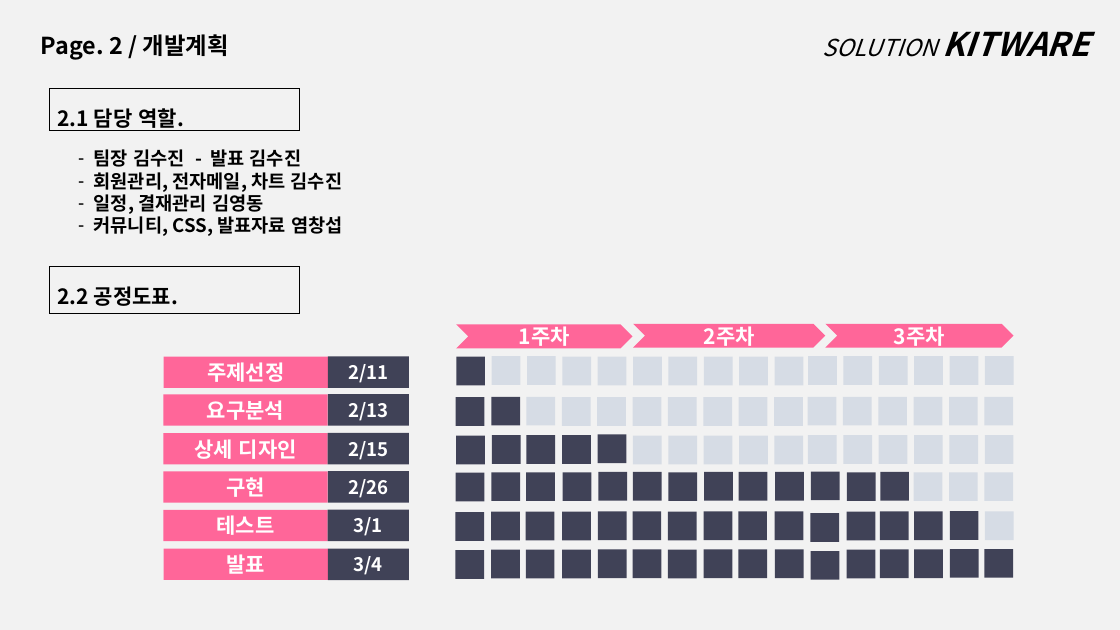
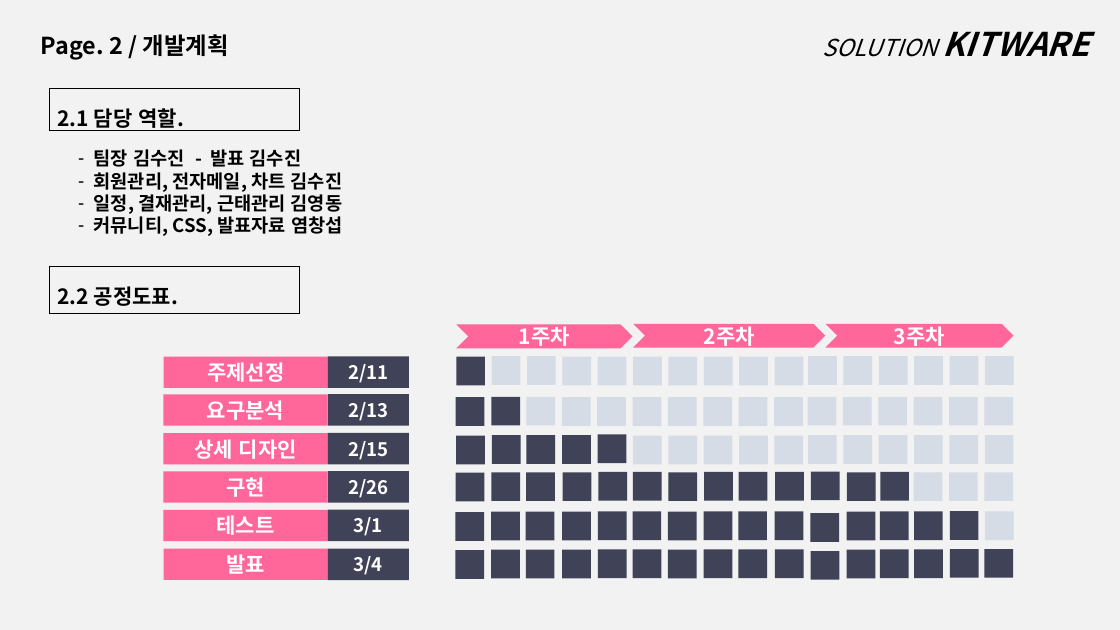
Before and after one commit to phoresis92/GroupWare, a slide deck: slide 6 of 1조 최종발표.pptx. Drawn at 1120x630 pixels with LibreOffice and Linux fonts; fonts in the diff are those of the drawing. Boxes give left, top, right and bottom in pixels: in the first picture for what was removed or moved away, otherwise in the second. Text is boxed around its words. In the diff, an @@ line names an element or a change of style, - is before the commit and + after.

```diff
--- a/1조 최종발표.pptx
+++ b/1조 최종발표.pptx
@@ text at box(94, 191, 342, 214): text changed @@
-– 일정, 결재관리 김영동
+– 일정, 결재관리, 근태관리 김영동
```
Also in this commit, not shown: 16 other slides changed.
